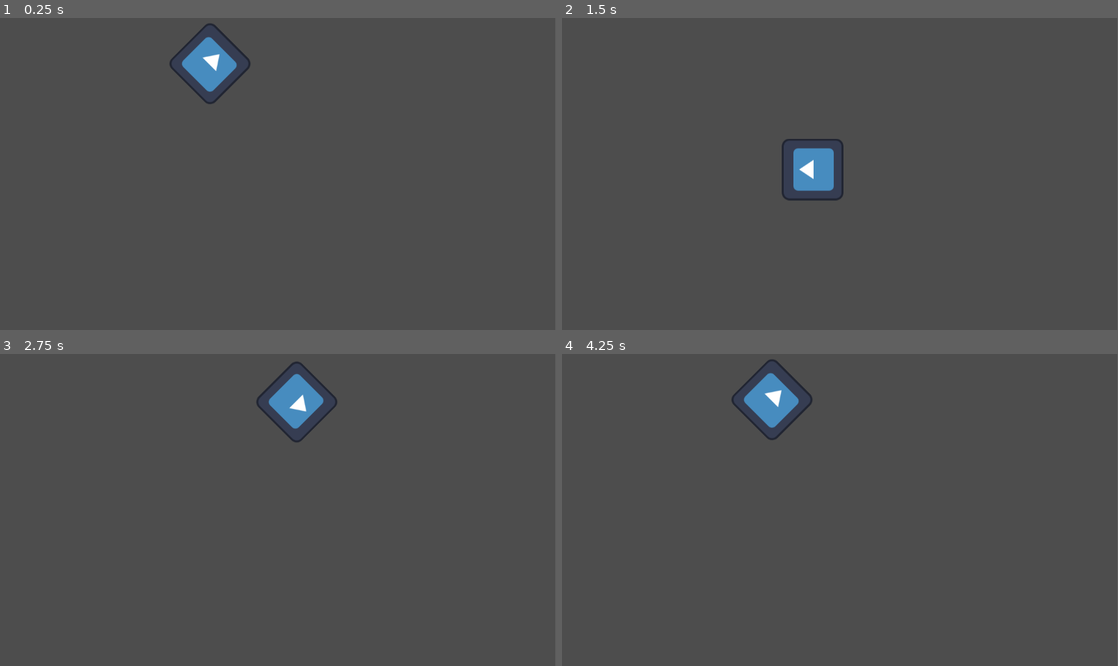
Above: before the commit, frames 1-4 (two rows, left to right).
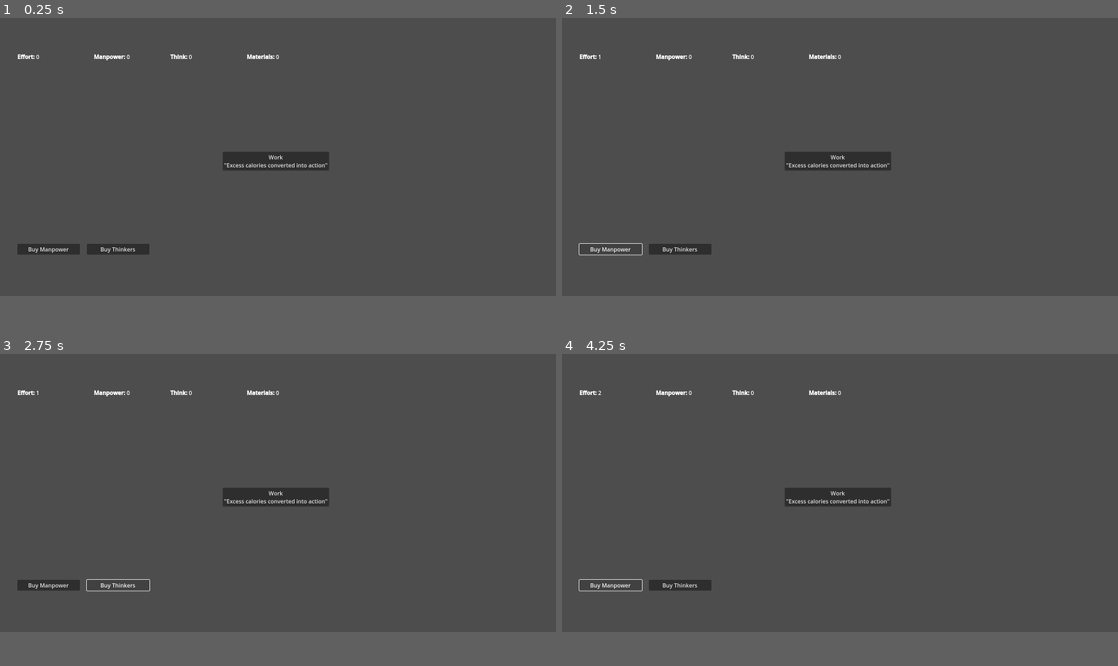
Above: after the commit, the same moments.

Repository: EricJPbunny/Godot-Incremental-Game
Game: Godot game, scene res://label.tscn
Two runs of this game, one before a commit and one after it. Both use one fixed random seed, a clock stepped at 60 frames per second and the inputs below. Before the commit the project starts from res://sprite_2d.tscn. The engine's default icon, where the game draws it, is replaced by a stand-in: a white triangle on a blue panel in a dark square.
Inputs (mouse positions are in pixels of both pictures, inside the frame that each line leads up to):
- Up to frame 1 (0.25 s): no input
- Up to frame 2 (1.5 s): click (840, 180) at 0.5 s, where only the run after the commit has a clickable "Work 'Excess calories convert…"; click (612, 276) at 1.25 s, where only the run after the commit has a clickable "Buy Manpower"
- Up to frame 3 (2.75 s): click (116, 612) at 2 s, where only the run after the commit has a clickable "Buy Thinkers"
- Up to frame 4 (4.25 s): click (840, 516) at 2.75 s, where only the run after the commit has a clickable "Work 'Excess calories convert…"; click (612, 612) at 3.5 s, where only the run after the commit has a clickable "Buy Manpower"
The window is 799x449 before the commit and 800x400 after it. Grey fills any space a smaller window leaves; there, only what the larger window draws over its background counts as a difference.

The runs differ from the first frame. In frame 1, 3.3% of the frame differs, in the area x 3-60%, y 1-76%; in frame 2, 2.6%; in frame 3, 3.0%; in frame 4, 3.1%.
Error before the commit: Invalid access to property or key 'timeout' on a base object of type 'null instance'. (res://sprite_2d.gd:7)

Commit message:
Correcting root folder with actual project

Diff:
--- /dev/null
+++ b/Mainnu.gd
@@ -0,0 +1,148 @@
+extends Node2D
+
+#classes needed for menu logic
+var shop: Shop
+var auto_timer: Timer
+
+var resources = {
+	"effort":0,
+	"manpower": 0,
+	"think": 0,
+	"materials": 0,
+}
+#initial values for multiplying later
+var effort_press_strength_base := 1        # Base raw value
+var effort_press_multiplier := 1.0         # Cumulative multiplier
+var effort_press_bonus := 0                # Additive bonuses or prestige bonuses
+
+var manpower_strength = 1
+var fire_unlocked = false
+var active_configs = []
+
+var shop_configs = {
+	"manpower": {
+		"cost_key": "effort",
+		"cost_amount": 20,
+		"reward_key": "manpower",
+		"reward_amount": 1,
+		"cost_scale": 1.1,
+		"button_label": "Manpower",
+		"age": "Stone Age"
+	},
+	"thinkers": {
+		"cost_key": "effort",
+		"cost_amount": 45,
+		"reward_key": "think",
+		"reward_amount": 1,
+		"cost_scale": 1.2,
+		"button_label": "Thinkers",
+		"age": "Stone Age"
+	},
+	"stone_tools": {
+		"cost_key": "effort",
+		"cost_amount": 250,
+		"cost_scale": 1.5,
+		"effect": "increase_click_bonus",
+		"bonus_amount": 1,
+		"button_label": "Stone Tools",
+		"unlock_key": "effort",
+		"unlock_amount": 100,
+		"age": "Stone Age"
+	},
+	"fire":{
+		"cost_key": "effort",
+		"cost_amount": 100,
+		"cost_scale": 1.75,
+		"effect": "increase_click_bonus",
+		"bonus_amount": 1,
+		"button_label": "Fire Upgrade",
+		"unlock_key": "effort",
+		"unlock_amount": 50,
+		"age": "Stone Age"
+	}
+}
+
+var resource_labels = {}
+
+func update_age(new_age: String):
+	var active_configs = []
+
+	for key in shop_configs.keys():
+		var config = shop_configs[key]
+		if config["age"] == new_age:
+			if config.has("unlock_effort"):
+				if resources["effort"] >= config["unlock_effort"]:
+					active_configs.append(config)
+			else:
+				active_configs.append(config)
+	shop.update_buttons(active_configs)
+
+func update_all_labels() -> void:
+	for key in resources.keys():
+		resource_labels[key].text = "[b]" + key.capitalize() + ":[/b] " + str(resources[key])
+
+func _on_auto_timer_timeout() -> void:
+	resources["effort"] += manpower_strength * resources["manpower"]
+
+func get_current_click_power() -> int:
+	return int((effort_press_strength_base + effort_press_bonus) * effort_press_multiplier)
+
+func check_unlocks():
+	for key in shop_configs.keys():
+		var config = shop_configs[key]
+		if config["age"] == "Stone Age":
+			if config.has("unlock_key") and config.has("unlock_amount"):
+				var unlock_key = config["unlock_key"]
+				var unlock_amount = config["unlock_amount"]
+				if config not in active_configs and resources[unlock_key] >= unlock_amount:
+					active_configs.append(config)
+			else:
+				if config not in active_configs:
+					active_configs.append(config)
+	shop.update_buttons(active_configs)
+
+# Called when the node enters the scene tree for the first time.
+func _ready() -> void:
+
+	#--------------------------------------------------------------------------
+	#variable block, we set up most hardcoded variables here
+	#--------------------------------------------------------------------------
+	var start_x = 50
+	var start_y = 100
+	var spacing_x = 40
+	var spacing_y = 0
+	var i = 0
+	#--------------------------------------------------------------------------
+	#--------------------------------------------------------------------------
+	#Class variables are created and initialized here
+	#--------------------------------------------------------------------------
+
+	#The Shop
+	shop = Shop.new(self)
+	add_child(shop)
+	update_age("Stone Age")
+
+	#Producer timers
+	auto_timer = Timer.new()
+	auto_timer.wait_time = 3.0
+	auto_timer.one_shot = false
+	auto_timer.autostart = false
+	add_child(auto_timer)
+	auto_timer.timeout.connect(_on_auto_timer_timeout)
+
+
+#creating pure display labels for the various resources/currencies
+	for key in resources:
+		var label = RichTextLabel.new()
+		label.bbcode_enabled = true
+		label.text = "[b]" + key.capitalize() + ":[/b] 0"
+		label.size = Vector2(180, 30)
+		label.position = Vector2(start_x + label.size.x * i + i * spacing_x, start_y + i * spacing_y)
+
+		add_child(label)
+		resource_labels[key] = label
+		i += 1
+
+# Called every frame. 'delta' is the elapsed time since the previous frame.
+func _process(delta: float) -> void:
+	update_all_labels()
--- /dev/null
+++ b/WorkButton.gd
@@ -0,0 +1,39 @@
+# WorkButton.gd
+extends Button
+
+@export var main_node: Node2D
+
+var hold_timer: Timer
+
+func _click_once():
+	if main_node:
+		main_node.resources["effort"] += main_node.get_current_click_power()
+		print("Manual work pressed! Current effort:", main_node.resources["effort"])
+		main_node.check_unlocks()
+		print("Checked unlocks")
+
+func _on_button_down():
+	_click_once()
+	print("Button down")
+	if hold_timer.is_stopped():
+		hold_timer.start()
+		print("starting timer")
+
+func _on_button_up():
+	hold_timer.stop()
+	print("Button released: stopping timer")
+
+func _on_hold_timer_timeout():
+	_click_once()
+
+
+func _ready():
+		#Autoclick timer
+	connect("button_down", Callable(self, "_on_button_down"))
+	connect("button_up", Callable(self, "_on_button_up"))
+	hold_timer = Timer.new()
+	hold_timer.wait_time = 0.1
+	hold_timer.one_shot = false
+	hold_timer.autostart = false
+	add_child(hold_timer)
+	hold_timer.timeout.connect(_on_hold_timer_timeout)
--- /dev/null
+++ b/label.tscn
@@ -0,0 +1,17 @@
+[gd_scene load_steps=3 format=3 uid="uid://c22qx13g4qgwl"]
+
+[ext_resource type="Script" uid="uid://c2wj6ty6i5dtw" path="res://Mainnu.gd" id="1_y38sv"]
+[ext_resource type="Script" uid="uid://cnq4muyxad21p" path="res://WorkButton.gd" id="2_06tve"]
+
+[node name="Node2D" type="Node2D"]
+script = ExtResource("1_y38sv")
+
+[node name="ButtonWork" type="Button" parent="." node_paths=PackedStringArray("main_node")]
+offset_left = 641.0
+offset_top = 385.0
+offset_right = 947.0
+offset_bottom = 439.0
+text = "Work
+\"Excess calories converted into action\""
+script = ExtResource("2_06tve")
+main_node = NodePath("..")
--- a/node_2d.tscn
+++ /dev/null
@@ -1,19 +0,0 @@
-[gd_scene load_steps=2 format=3 uid="uid://cerx2rt5osvbm"]
-
-[ext_resource type="PackedScene" uid="uid://bwrqcig1axs15" path="res://sprite_2d.tscn" id="1_wtcfe"]
-
-[node name="Node2D" type="Node2D"]
-
-[node name="Sprite2D" parent="." instance=ExtResource("1_wtcfe")]
-
-[node name="Timer" type="Timer" parent="Sprite2D"]
-autostart = true
-
-[node name="Button" type="Button" parent="."]
-offset_left = 25.0
-offset_top = 29.0
-offset_right = 250.0
-offset_bottom = 109.0
-text = "Toggle Motion"
-
-[connection signal="pressed" from="Button" to="Sprite2D" method="_on_button_pressed"]
--- a/project.godot
+++ b/project.godot
@@ -10,10 +10,15 @@
 
 [application]
 
-config/name="Nuevo Proyecto de Juego"
-run/main_scene="uid://bwrqcig1axs15"
+config/name="BaseUI"
+run/main_scene="uid://c22qx13g4qgwl"
 config/features=PackedStringArray("4.4", "GL Compatibility")
 config/icon="res://icon.svg"
+
+[display]
+
+window/size/viewport_width=1600
+window/size/viewport_height=800
 
 [rendering]
 
--- /dev/null
+++ b/shop.gd
@@ -0,0 +1,120 @@
+extends Node
+
+class_name Shop
+
+var current_age: String = "Stone Age"
+var buttons := []
+var button_dict := {}
+var main_node
+#variables for shop logic
+
+
+func _init(p_main_node = null):
+	main_node = p_main_node
+
+
+func add_button(button: Button, config: Dictionary):
+
+	buttons.append(button)
+	add_child(button)
+	button.visible = false
+	button.size = Vector2(180, 30)
+
+
+	button.pressed.connect(func():
+
+
+		print("Pressed:", button.text)
+
+		var cost_key = config.get("cost_key", null)
+		var reward_key = config.get("reward_key", null)
+		var cost_amount = config.get("cost_amount", 0)
+		var reward_amount = config.get("reward_amount", 0)
+		var cost_scale = config.get("cost_scale", 1.0)
+
+		if main_node != null:
+
+			if main_node.resources[cost_key] >=cost_amount:
+				main_node.resources[cost_key] -= cost_amount
+				# Sanity checker
+				if main_node.resources[cost_key] < 0:
+					main_node.resources[cost_key] = 0
+				if config.has("reward_key") and config["reward_key"] != null:
+					main_node.resources[reward_key] += reward_amount
+					print("New cost for ", reward_key, ": ", config["cost_amount"])
+				# Scale cost for next purchase
+				config["cost_amount"] = int(cost_amount * cost_scale)
+				print("New cost for ", reward_key, ": ", config["cost_amount"])
+
+				if reward_key == "manpower":
+					main_node.resource_labels["manpower"].visible = true
+
+				if not main_node.auto_timer.is_stopped():
+					pass
+				else:
+					main_node.auto_timer.start()
+			else:
+				print("Not enough ", cost_key, " to buy!")
+				return
+
+			if config.has("effect"):
+				match config["effect"]:
+					"increase_click_bonus":
+						main_node.effort_press_bonus += config["bonus_amount"]
+						print("Click bonus increased by ", config["bonus_amount"])
+						main_node.fire_unlocked = true
+				# Flag: can be used for future UI or tech tree unlock checks
+						button.disabled = true
+		)
+
+func update_buttons(config_list: Array):
+	# Create new buttons from configs
+	for config in config_list:
+		var key = config.get("button_label", "unknown")
+		if not button_dict.has(key):
+			var b = Button.new()
+			b.text = "Buy " + config.get("button_label", "Upgrade")
+			var local_config = config.duplicate() #annoying ass bug, can't figure out why godot is passing a reference here
+			add_button(b, local_config)
+			button_dict[key] = {
+				"button": b,
+				"config": local_config,
+				"unlocked": false
+			}
+			b.visible = false
+		if config.has("unlock_key") and config.has("unlock_amount"):
+			var unlock_key = config["unlock_key"]
+			var unlock_amount = config["unlock_amount"]
+			if main_node.resources[unlock_key] >= unlock_amount:
+				button_dict[key]["unlocked"] = true
+				button_dict[key]["button"].visible = true
+		else:
+				button_dict[key]["unlocked"] = true
+				button_dict[key]["button"].visible = true
+
+	position_buttons()
+
+func position_buttons():
+	var start_x = 50
+	var start_y = ProjectSettings.get_setting("display/window/size/viewport_height") -150
+	var spacing_x = 200
+	var spacing_y = 0
+	var button_array = []
+	for value in button_dict.values():
+		button_array.append(value["button"])
+
+	for i in range(button_array.size()):
+		button_array[i].position = Vector2(start_x + i * spacing_x, start_y + i * spacing_y)
+
+
+
+
+
+# Called when the node enters the scene tree for the first time.
+func _ready() -> void:
+	pass # Replace with function body.
+
+
+# Called every frame. 'delta' is the elapsed time since the previous frame.
+func _process(delta: float) -> void:
+	pass
--- a/sprite_2d.gd
+++ /dev/null
@@ -1,19 +0,0 @@
-extends Sprite2D
-var speed = 400
-var angular_speed = PI
-
-func _ready():
-	var timer = get_node("Timer")
-	timer.timeout.connect(_on_timer_timeout)
-
-func _process(delta):
-	rotation += angular_speed * delta
-	var velocity = Vector2.UP.rotated(rotation) * speed
-	position += velocity * delta
-
-
-func _on_button_pressed():
-	set_process(not is_processing())
-
-func _on_timer_timeout():
-	visible = not visible
--- a/sprite_2d.tscn
+++ /dev/null
@@ -1,9 +0,0 @@
-[gd_scene load_steps=3 format=3 uid="uid://bwrqcig1axs15"]
-
-[ext_resource type="Texture2D" uid="uid://c46s23w0yde85" path="res://icon.svg" id="1_mehiu"]
-[ext_resource type="Script" uid="uid://davi60jmeilt4" path="res://sprite_2d.gd" id="2_lt4yx"]
-
-[node name="Sprite2D" type="Sprite2D"]
-position = Vector2(396, 184)
-texture = ExtResource("1_mehiu")
-script = ExtResource("2_lt4yx")
Not shown, added: Mainnu.gd.uid
Not shown, added: WorkButton.gd.uid
Not shown, changed: icon.svg.import
Not shown, added: shop.gd.uid
Not shown, removed: sprite_2d.gd.uid
Not shown, removed: .editorconfig
